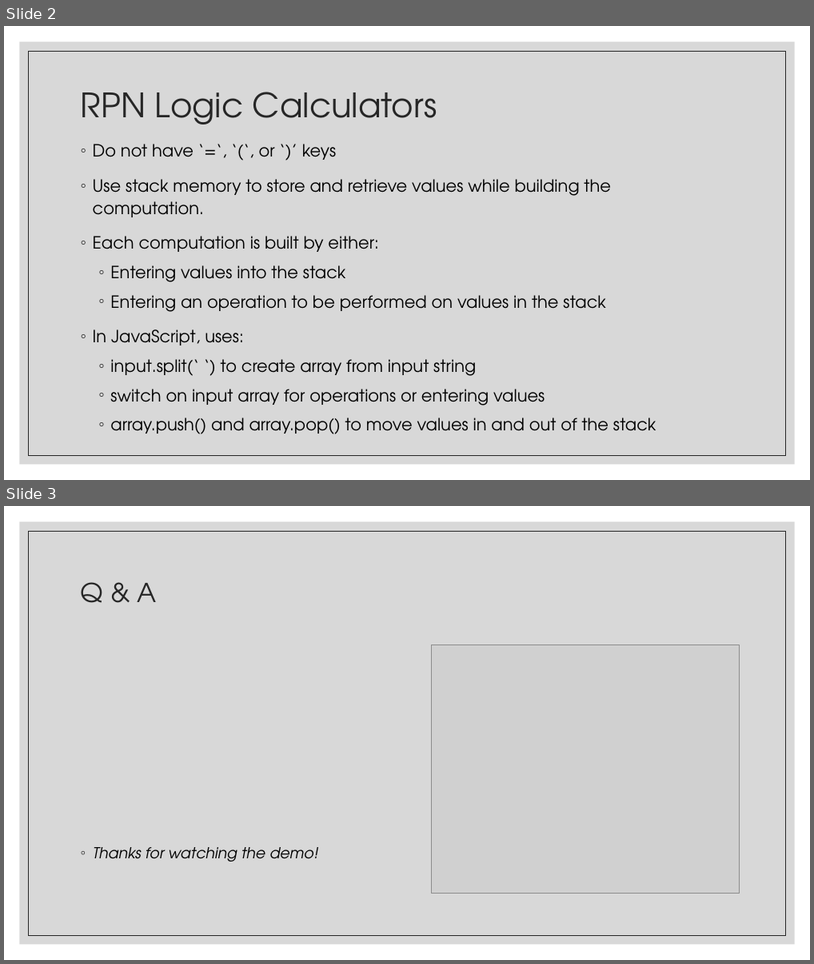
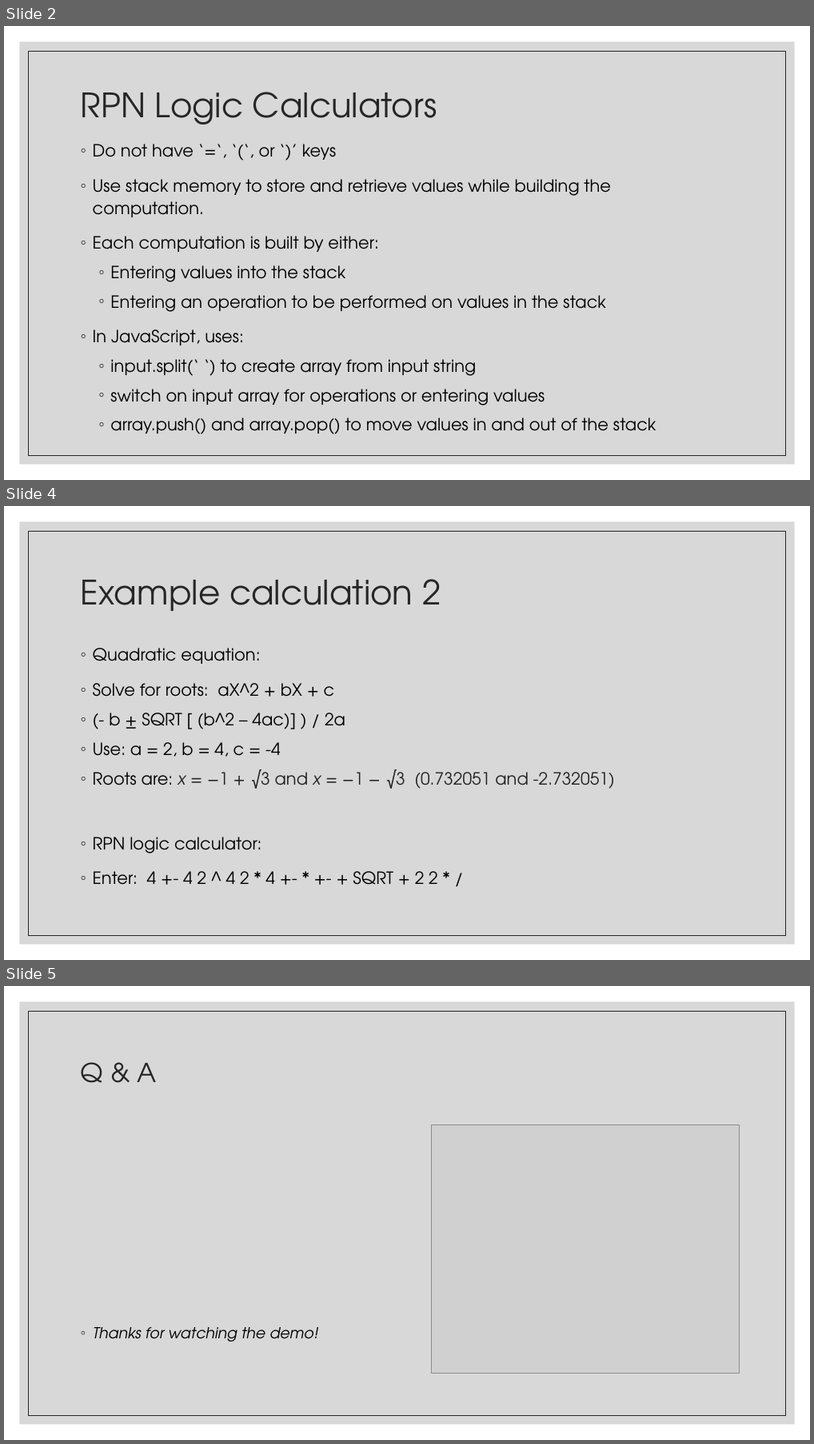
Before and after one commit to tammyhansen/calcRPNLogic, a slide deck: Final_Project.pptx. Shown one above the other, each under a label of ours: slides 2 and 3 before the commit, slides 2, 4 and 5 after it; the slides between them are not shown. The pictures are 814x964 and 814x1444 pixels, drawn with LibreOffice and Linux fonts; fonts in the diff are those of the drawing; grey boxes stand for pictures. Boxes give left, top, right and bottom in pixels: in the first picture for what was removed or moved away, otherwise in the second. Text is boxed around its words. In the diff, an @@ line names an element or a change of style, - is before the commit and + after.

```diff
--- a/Final_Project.pptx
+++ b/Final_Project.pptx
@@ slide 4 added at (4, 506, 810, 960), background #FFFFFF; not listed: 2 template elements that a slide beside it also shows @@
@@ title added at (81, 579, 441, 611), 40 pt, text #262626 @@
+Example calculation 2
@@ text added at (93, 648, 615, 884), 20 pt, text #000000 @@
+◦ Quadratic equation:
+◦ Solve for roots: aX^2 + bX + c
+◦ (- b ± SQRT [ (b^2 – 4ac)] ) / 2a
+◦ Use: a = 2, b = 4, c = -4
+◦ Roots are: x = −1 + √3 and x = −1 − √3 (0.732051 and -2.732051)
+◦ RPN logic calculator:
+◦ Enter: 4 +- 4 2 ^ 4 2 * 4 +- * +- + SQRT + 2 2 * /
@@ what was slide 3 is now slide 5 @@
```
Also in this commit, not shown: 1 other slide added.
